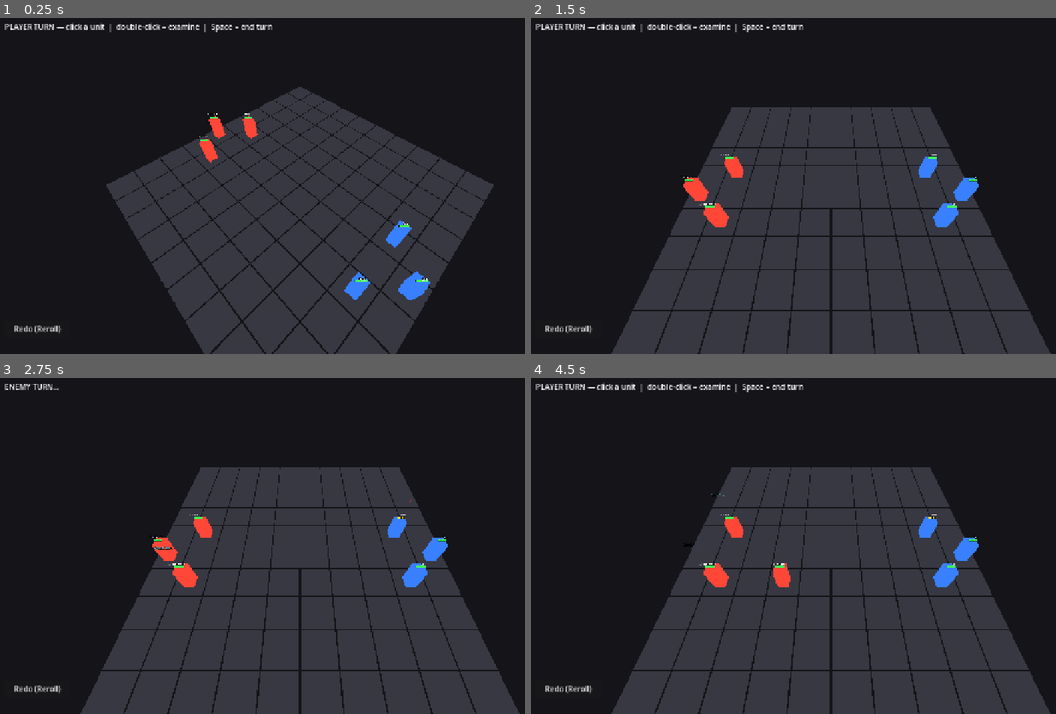
Above: before the commit, frames 1-4 (two rows, left to right).
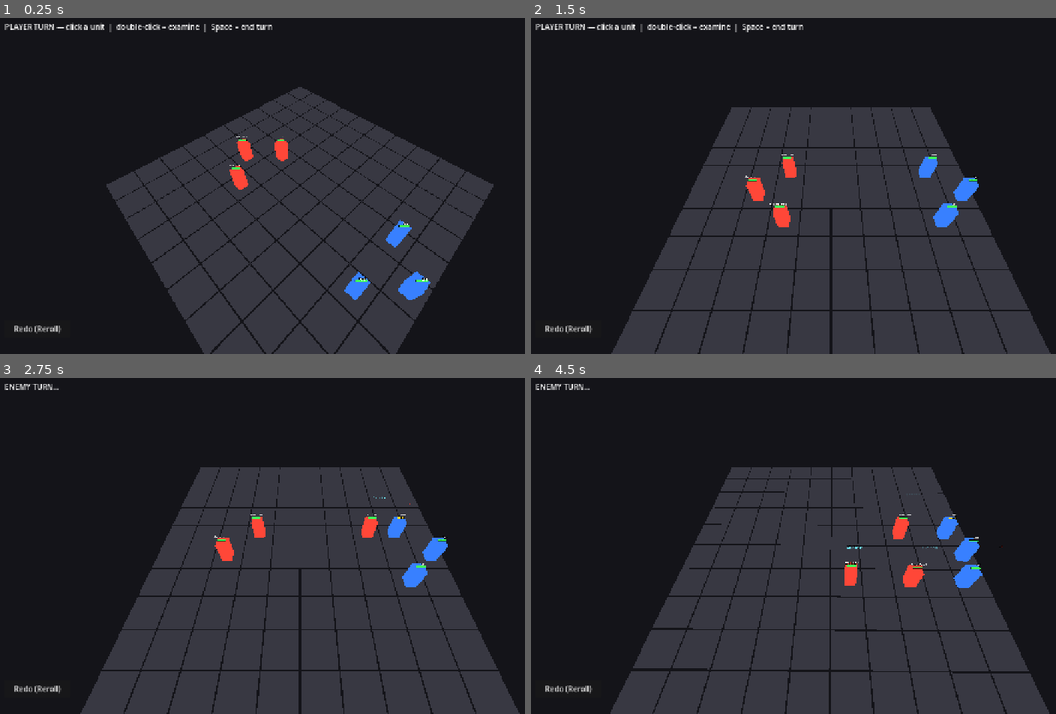
Above: after the commit, the same moments.

Repository: caleb-the-dev/RogueFinder
Game: Godot game, scene res://main.tscn
Same seed, same stepped clock (60 frames per second), same inputs: the game is played once before the commit and once after it. The engine's default icon, where the game draws it, is replaced by a stand-in: a white triangle on a blue panel in a dark square.
Inputs (mouse positions are in pixels of both pictures, inside the frame that each line leads up to):
- Up to frame 1 (0.25 s): no input
- Up to frame 2 (1.5 s): click "Redo (Reroll)" at 0.5 s; tap A at 1.25 s; move the mouse to (961, 169) at 1.27 s; hold Right from 1.28 s (still down); tap Q at 1.35 s; click (961, 169) at 1.42 s
- Up to frame 3 (2.75 s): tap Space at 1.52 s; release Right at 2 s; click "End Turn" at 2 s
- Up to frame 4 (4.5 s): drag from (709, 562) to (798, 613) at 2.77 s; move the mouse to (893, 472) at 3.52 s; hold Right 3.53-4.25 s; tap M at 3.6 s; tap A at 4.25 s; drag from (798, 613) to (651, 495) at 4.27 s

The runs differ from the first frame. In frame 1, 0.9% of the frame differs, in the area x 37-55%, y 28-52%; in frame 2, 1.2%; in frame 3, 1.1%; in frame 4, 5.5%, in the area x 1-99%, y 1-100%.

Commit message:
fix: enemy stride visual (await tween), closer start positions, consumable text
- CombatManager3D: await stride tween before lunge — stride tween and lunge tween
  both animate global_position; without await, lunge overwrites move immediately
  making enemies appear frozen at spawn while attacking from the other side
- CombatManager3D: enemy start positions col 8-9 → col 6-7 so melee fighters
  can close gap in one stride turn
- CombatManager3D: call show_action_text(con.consumable_name) when consumable fires
- ArchetypeLibrary: grunt counter → taunt (range=3, cost=1) as ranged fallback when
  melee is still out of reach after stride

Co-Authored-By: Claude Sonnet 4.6 <noreply@anthropic.com>

Diff:
--- a/rogue-finder/scripts/combat/CombatManager3D.gd
+++ b/rogue-finder/scripts/combat/CombatManager3D.gd
@@ -121,7 +121,7 @@
 	# --- Enemy units ---
 	# character_name="" + is_player=false → empty; Unit3D shows archetype label above head.
 	var enemy_archetypes: Array[String] = ["archer_bandit", "grunt", "alchemist", "elite_guard"]
-	var enemy_positions: Array[Vector2i] = [Vector2i(8, 3), Vector2i(8, 5), Vector2i(9, 4)]
+	var enemy_positions: Array[Vector2i] = [Vector2i(6, 3), Vector2i(6, 5), Vector2i(7, 4)]
 	for pos in enemy_positions:
 		var arch: String = enemy_archetypes[randi() % enemy_archetypes.size()]
 		var cd: CombatantData = ArchetypeLibrary.create(arch, "", false)
@@ -985,6 +985,7 @@
 					EffectData.EffectType.DEBUFF:
 						_apply_stat_delta(enemy, con.target_stat, -con.base_value)
 				enemy.data.consumable = ""
+				enemy.show_action_text(con.consumable_name)
 
 		# --- 3. Movement (Stride) — greedy Manhattan minimization ---
 		if not enemy.has_moved:
@@ -1002,7 +1003,8 @@
 				enemy.move_to(best_cell)
 				_grid.set_occupied(best_cell, enemy)
 				var tw: Tween = create_tween()
-				tw.tween_property(enemy, "global_position", _grid.grid_to_world(best_cell), 0.18)
+				tw.tween_property(enemy, "global_position", _grid.grid_to_world(best_cell), 0.22)
+				await tw.finished  # must complete before lunge anim starts on same property
 
 		# --- 4. Ability selection ---
 		var post_dist: int = abs(enemy.grid_pos.x - target.grid_pos.x) \
--- a/rogue-finder/scripts/globals/ArchetypeLibrary.gd
+++ b/rogue-finder/scripts/globals/ArchetypeLibrary.gd
@@ -64,7 +64,7 @@
 		"artwork_idle":   "",
 		"artwork_attack": "",
 		"backgrounds":    ["Crook", "Soldier"],
-		"abilities":      ["heavy_strike", "shove", "sweep", "counter"],
+		"abilities":      ["heavy_strike", "shove", "sweep", "taunt"],
 		"consumable":     "",
 		"str_range":      [2, 4],
 		"dex_range":      [1, 2],
